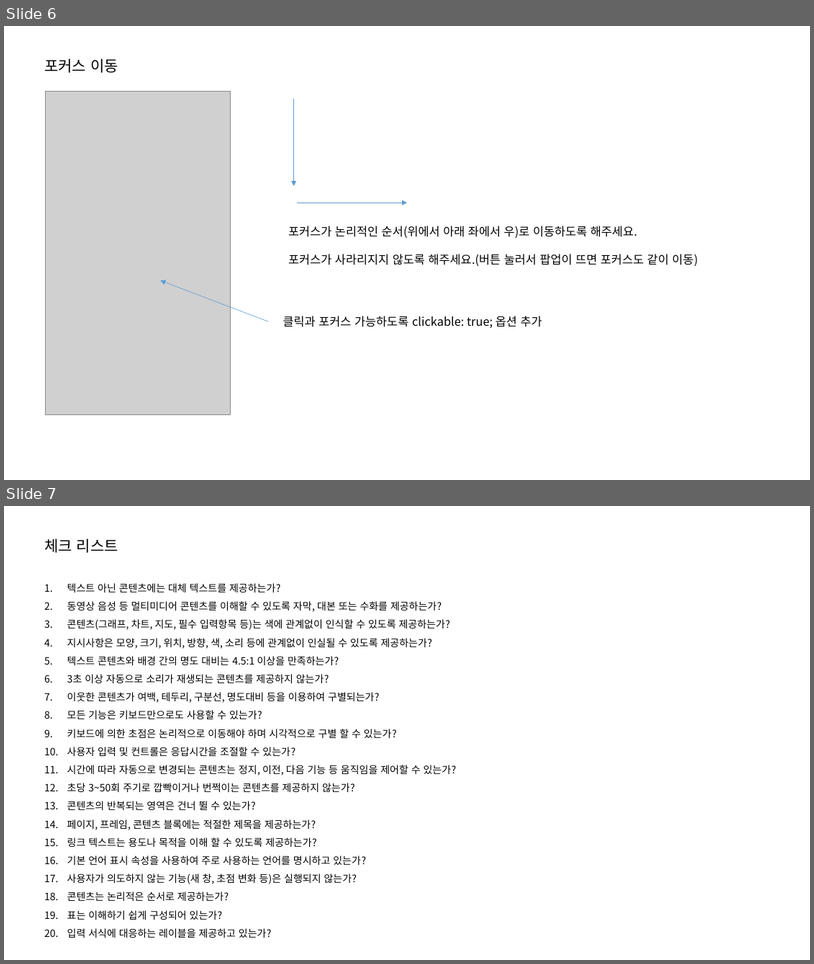
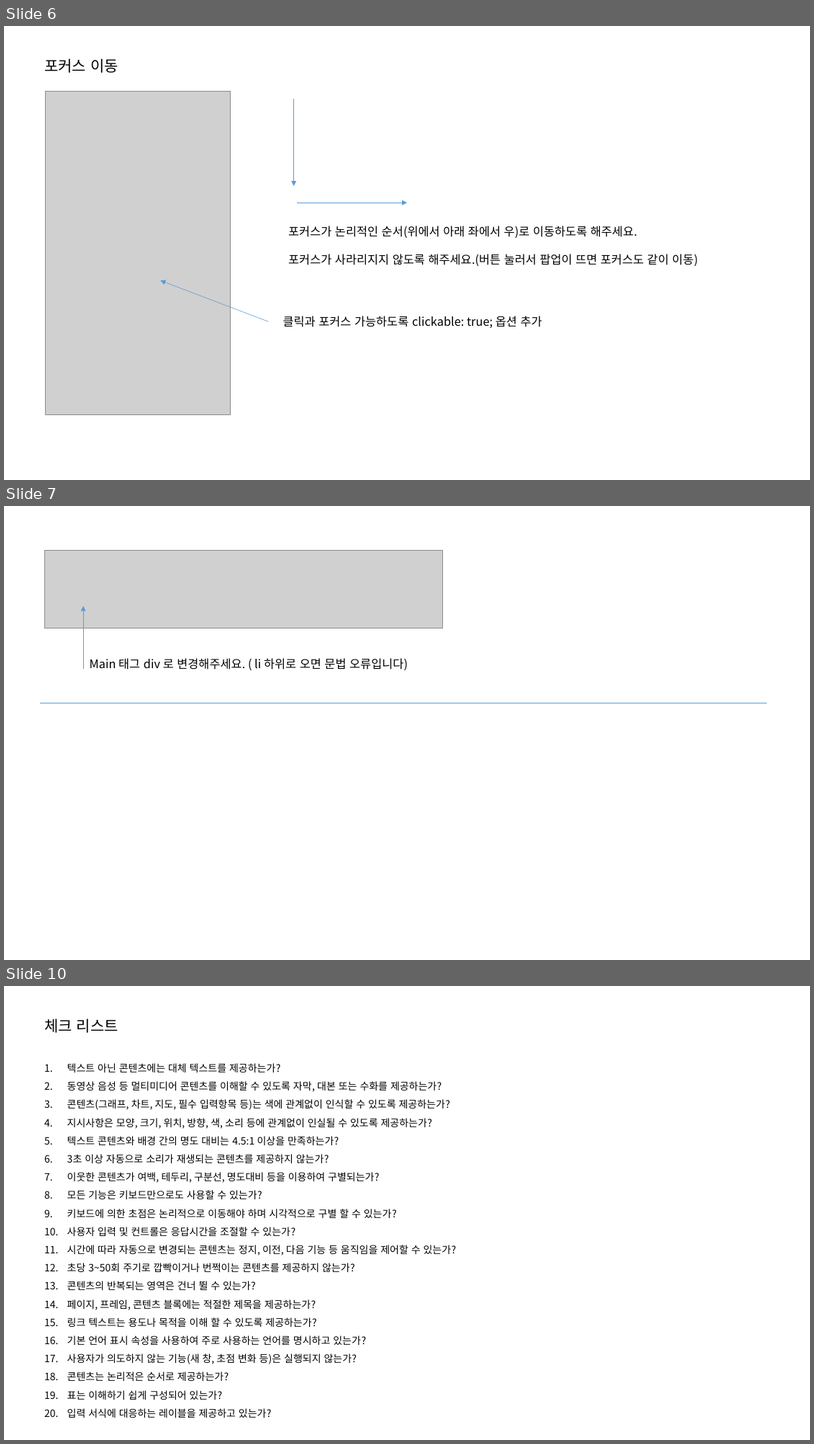
Before and after one commit to jeoungGyy/sejong, a slide deck: ppt/웹접근성 오류 체크(운영).pptx. Shown one above the other, each under a label of ours: slides 6 and 7 before the commit, slides 6, 7 and 10 after it; the slides between them are not shown. The pictures are 814x964 and 814x1444 pixels, drawn with LibreOffice and Linux fonts; fonts in the diff are those of the drawing; grey boxes stand for pictures. Boxes give left, top, right and bottom in pixels: in the first picture for what was removed or moved away, otherwise in the second. Text is boxed around its words. In the diff, an @@ line names an element or a change of style, - is before the commit and + after.

```diff
--- a/ppt/웹접근성 오류 체크(운영).pptx
+++ b/ppt/웹접근성 오류 체크(운영).pptx
@@ slide 7 added at [4, 506, 810, 960], background #FFFFFF @@
@@ picture added at [44, 550, 442, 628] @@
@@ arrow added from (83, 669) to (83, 606), #5B9BD5 0.5 pt @@
@@ text added at [90, 658, 408, 670], 14 pt, text #000000 @@
+Main 태그 div 로 변경해주세요. ( li 하위로 오면 문법 오류입니다)
@@ line added from (40, 703) to (767, 703), #5B9BD5 0.5 pt @@
@@ what was slide 7 is now slide 10 @@
```
Also in this commit, not shown: 1 slide changed, 6 other slides added, 5 other files.
